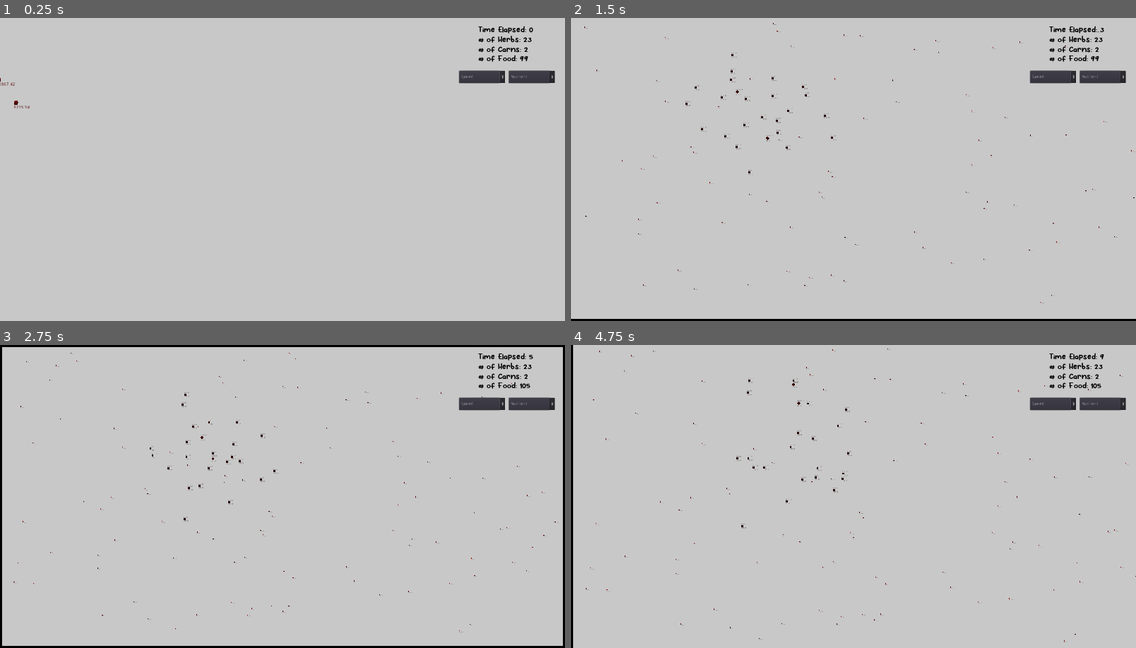
Above: before the commit, frames 1-4 (two rows, left to right).
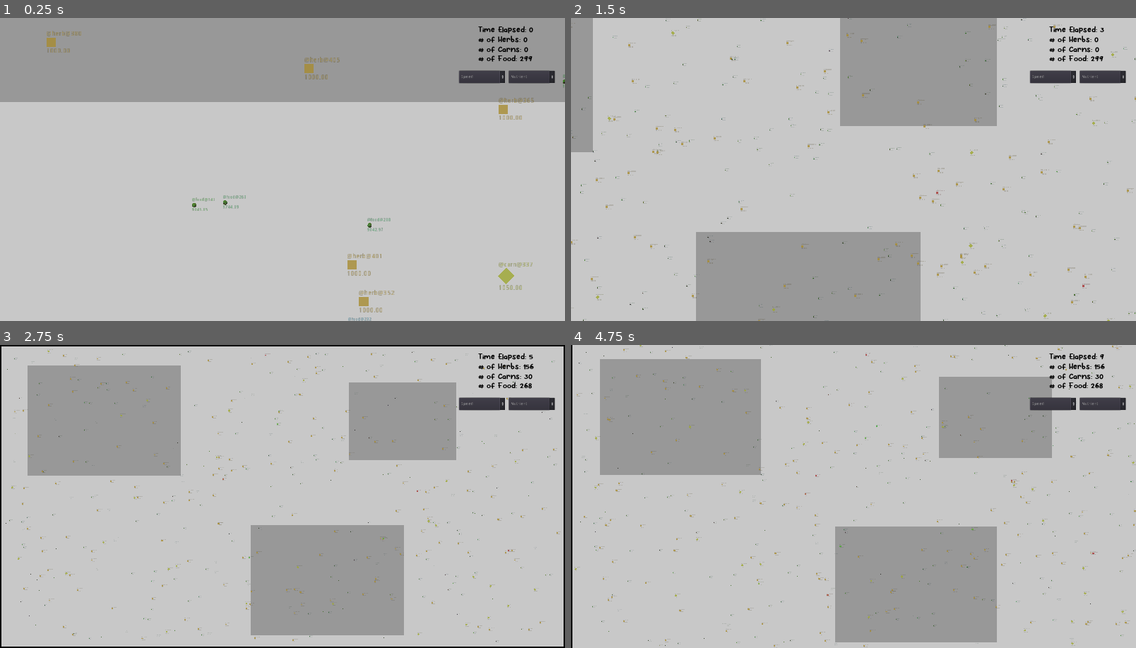
Above: after the commit, the same moments.

Repository: SachJay/LifeSimulator
Game: Godot game, scene res://Scenes/World.tscn
The game is run twice, just before and just after one commit, with the same random seed, the same clock (stepped at 60 frames per second) and the same inputs.
Inputs:
- Up to frame 1 (0.25 s): no input
- Up to frame 2 (1.5 s): hold Right (run_right) 0.53-1.28 s; hold Z (zoom_in) 0.53-1.28 s; hold S (run_down) from 1.28 s (still down); tap X (zoom_out) at 1.35 s
- Up to frame 3 (2.75 s): release S (run_down) at 2.03 s; hold Right (run_right) from 2.03 s (still down); hold Z (zoom_in) from 2.03 s (still down)
- Up to frame 4 (4.75 s): release Right (run_right) at 2.78 s; release Z (zoom_in) at 2.78 s; hold Up (run_up) 2.78-3.53 s; tap X (zoom_out) at 2.85, 4.35 s; hold Z (zoom_in) 3.53-4.28 s; hold Left (run_left) from 3.53 s (still down)

The runs differ from the first frame. In frame 1, 28% of the frame differs, in the area x 0-100%, y 0-100%; in frame 2, 25%; in frame 3, 26%; in frame 4, 28%.

Commit message:
mild fixes and adjustments and adds envirnoments

Diff:
--- a/app/Scenes/World.tscn
+++ b/app/Scenes/World.tscn
@@ -1,10 +1,9 @@
-[gd_scene load_steps=8 format=2]
+[gd_scene load_steps=7 format=2]
 
 [ext_resource path="res://Scenes/walls.tscn" type="PackedScene" id=1]
-[ext_resource path="res://Scenes/herbivore.tscn" type="PackedScene" id=2]
+[ext_resource path="res://Scenes/environments.tscn" type="PackedScene" id=2]
 [ext_resource path="res://Font/Bodo Amat.ttf" type="DynamicFontData" id=3]
 [ext_resource path="res://Scripts/world.gd" type="Script" id=4]
-[ext_resource path="res://Scenes/carnivore.tscn" type="PackedScene" id=6]
 
 [sub_resource type="Theme" id=1]
 
@@ -18,105 +17,30 @@
 
 [node name="animalGroup" type="Node" parent="."]
 
-[node name="herb93" parent="animalGroup" instance=ExtResource( 2 )]
-position = Vector2( -2001, -1185 )
-
-[node name="herb94" parent="animalGroup" instance=ExtResource( 2 )]
-position = Vector2( -1442, -1427 )
-
-[node name="herb95" parent="animalGroup" instance=ExtResource( 2 )]
-position = Vector2( -1292, -1301 )
-
-[node name="herb96" parent="animalGroup" instance=ExtResource( 2 )]
-position = Vector2( -1234, -1100 )
-
-[node name="herb97" parent="animalGroup" instance=ExtResource( 2 )]
-position = Vector2( -1106, -829 )
-
-[node name="herb98" parent="animalGroup" instance=ExtResource( 2 )]
-position = Vector2( -1817, -674 )
-
-[node name="herb99" parent="animalGroup" instance=ExtResource( 2 )]
-position = Vector2( -2095, -486 )
-
-[node name="herb100" parent="animalGroup" instance=ExtResource( 2 )]
-position = Vector2( -2425, -706 )
-
-[node name="herb101" parent="animalGroup" instance=ExtResource( 2 )]
-position = Vector2( -2975, -800 )
-
-[node name="herb102" parent="animalGroup" instance=ExtResource( 2 )]
-position = Vector2( -3037, -1090 )
-
-[node name="herb103" parent="animalGroup" instance=ExtResource( 2 )]
-position = Vector2( -3032, -1528 )
-
-[node name="herb104" parent="animalGroup" instance=ExtResource( 2 )]
-position = Vector2( -2494, -1842 )
-
-[node name="herb105" parent="animalGroup" instance=ExtResource( 2 )]
-position = Vector2( -2056, -1785 )
-
-[node name="herb106" parent="animalGroup" instance=ExtResource( 2 )]
-position = Vector2( -2536, -1672 )
-
-[node name="herb107" parent="animalGroup" instance=ExtResource( 2 )]
-position = Vector2( -2209, -1555 )
-
-[node name="herb108" parent="animalGroup" instance=ExtResource( 2 )]
-position = Vector2( -2704, -1383 )
-
-[node name="herb109" parent="animalGroup" instance=ExtResource( 2 )]
-position = Vector2( -2579, -977 )
-
-[node name="herb110" parent="animalGroup" instance=ExtResource( 2 )]
-position = Vector2( -1702, -1435 )
-
-[node name="herb111" parent="animalGroup" instance=ExtResource( 2 )]
-position = Vector2( -1665, -1028 )
-
-[node name="herb112" parent="animalGroup" instance=ExtResource( 2 )]
-position = Vector2( -1930, -983 )
-
-[node name="herb113" parent="animalGroup" instance=ExtResource( 2 )]
-position = Vector2( -2324, -1018 )
-
-[node name="herb114" parent="animalGroup" instance=ExtResource( 2 )]
-position = Vector2( -1600, -841 )
-
-[node name="herb115" parent="animalGroup" instance=ExtResource( 2 )]
-position = Vector2( -1976, -1435 )
-
-[node name="carnivore2" parent="animalGroup" instance=ExtResource( 6 )]
-position = Vector2( -2466, -1484 )
-
-[node name="carnivore3" parent="animalGroup" instance=ExtResource( 6 )]
-position = Vector2( -1992, -809 )
-
 [node name="foodGroup" type="Node" parent="."]
 
 [node name="left" parent="." instance=ExtResource( 1 )]
 modulate = Color( 0, 0, 0, 1 )
-position = Vector2( -5169, 354 )
-scale = Vector2( 0.5, 11 )
+position = Vector2( -8290, 1699 )
+scale = Vector2( 0.5, 15 )
 collision_layer = 1
 
 [node name="up" parent="." instance=ExtResource( 1 )]
 modulate = Color( 0, 0, 0, 1 )
 position = Vector2( 79, -2882 )
-scale = Vector2( 100, 0.1 )
+scale = Vector2( 150, 0.1 )
 collision_layer = 1
 
 [node name="right" parent="." instance=ExtResource( 1 )]
 modulate = Color( 0, 0, 0, 1 )
-position = Vector2( 3766, 399 )
-scale = Vector2( 0.5, 11 )
+position = Vector2( 3520, 352 )
+scale = Vector2( 0.5, 15 )
 collision_layer = 1
 
 [node name="down" parent="." instance=ExtResource( 1 )]
 modulate = Color( 0, 0, 0, 1 )
-position = Vector2( -905, 1841 )
-scale = Vector2( 100, 0.1 )
+position = Vector2( 11, 4141 )
+scale = Vector2( 150, 0.1 )
 collision_layer = 1
 
 [node name="Timer" type="Timer" parent="."]
@@ -228,6 +152,18 @@
 [node name="MainCamera" type="Camera2D" parent="."]
 current = true
 
+[node name="Envirnoment" parent="." instance=ExtResource( 2 )]
+position = Vector2( -6116, -1130 )
+scale = Vector2( 10, 10 )
+
+[node name="Envirnoment2" parent="." instance=ExtResource( 2 )]
+position = Vector2( 121, -1114 )
+scale = Vector2( 7, 7 )
+
+[node name="Envirnoment3" parent="." instance=ExtResource( 2 )]
+position = Vector2( -1449, 2570 )
+scale = Vector2( 10, 10 )
+
 [connection signal="timeout" from="Timer" to="." method="_on_Timer_timeout"]
 [connection signal="text_entered" from="CanvasLayer2/LineEdit" to="." method="_on_LineEdit_text_entered"]
 [connection signal="item_selected" from="CanvasLayer2/OptionButton" to="." method="_on_OptionButton_item_selected"]
--- /dev/null
+++ b/app/Scenes/environments.gd
@@ -0,0 +1,10 @@
+extends Area2D
+
+var nutrientValue = 6
+
+func _ready():
+	pass
+
+func _on_Node2D_area_entered(area):
+	if "food" in area.name:
+		area.maxPlantsNearBy = nutrientValue
--- /dev/null
+++ b/app/Scenes/environments.tscn
@@ -0,0 +1,26 @@
+[gd_scene load_steps=3 format=2]
+
+[ext_resource path="res://Scenes/environments.gd" type="Script" id=1]
+
+[sub_resource type="RectangleShape2D" id=1]
+extents = Vector2( 160, 128 )
+
+[node name="Node2D" type="Area2D"]
+collision_layer = 0
+collision_mask = 4
+script = ExtResource( 1 )
+
+[node name="CollisionPolygon2D" type="CollisionShape2D" parent="."]
+shape = SubResource( 1 )
+
+[node name="ColorRect" type="ColorRect" parent="."]
+margin_left = -160.0
+margin_top = -128.0
+margin_right = 160.0
+margin_bottom = 128.0
+color = Color( 0, 0, 0, 0.243137 )
+__meta__ = {
+"_edit_use_anchors_": false
+}
+
+[connection signal="area_entered" from="." to="." method="_on_Node2D_area_entered"]
--- a/app/Scenes/food.tscn
+++ b/app/Scenes/food.tscn
@@ -42,5 +42,16 @@
 "_edit_use_anchors_": false
 }
 
+[node name="NameLabel" type="Label" parent="."]
+margin_left = -8.0
+margin_top = -24.0
+margin_right = 32.0
+margin_bottom = 7.0
+text = "Food
+"
+__meta__ = {
+"_edit_use_anchors_": false
+}
+
 [connection signal="timeout" from="Timer" to="." method="_on_Timer_timeout"]
 [connection signal="area_entered" from="Area2D" to="." method="_on_Area2D_area_entered"]
--- a/app/Scripts/animal.gd
+++ b/app/Scripts/animal.gd
@@ -15,16 +15,16 @@
 var numOfTraits = 3.0
 
 ## VARIABLES ##
-var startingEnergy = 10000
+var startingEnergy = 7500
 var energy = startingEnergy
-var meatEnergy = 12000
+var meatEnergy = 15000
 var energyCost = 100
 
 #Speed
 var startingSpeed = 1000.0
 var speed = startingSpeed
 var speedConstant = 20
-var speedCoefficient = 1.35
+var speedCoefficient = 1.5
 var speedVariance = 100.0
 
 #Run
@@ -40,7 +40,7 @@
 var startingSenseRad = 50
 var senseRad = startingSenseRad
 var senseConstant = 1
-var senseCoefficient = 1
+var senseCoefficient = 1.3
 var senseVariance = 10
 
 #movement variables
@@ -52,12 +52,13 @@
 var offset = 200
 
 #reproduction variables
-var reproduceAmount = 2
-var hungryEnergyLevel = 2
+var reproduceAmount = 3
+var hungryEnergyLevel = 1
 var isFull = false
 
 var age = 0
 var maxAge = 500
+var deadAge = -1
 
 enum {SPEED, SENSE, RUN, CARN, ALL}
 var visible_trait = SPEED
@@ -81,26 +82,25 @@
 	age += 1
 	energy -= energyCost
 
-	if age > maxAge:
-#		get_tree().get_root().get_node("World").whenAnimalDied(self)
-		self.queue_free()
+	if deadAge == -1 and (age > maxAge or energy < 0):
+		deadAge = age
 
 	if energy < startingEnergy * hungryEnergyLevel:
 		isFull = false
 
-	if energy < 0:
-#		get_tree().get_root().get_node("World").whenAnimalDied(self)
+	if deadAge != -1 and deadAge + 15 < age:
 		self.queue_free()
 
 func get_energy_cost():
 	return pow( pow(speed/speedConstant, speedCoefficient) * pow(senseRad/senseConstant, senseCoefficient) * pow(runCoeff*2/runConstant, runEnergyCoeff), 1 / numOfTraits )
 
 func eat_food(food):
+	energy += food.nutritionalValue
+
 	if energy > startingEnergy * reproduceAmount and isFull == false: #and get_tree().get_root().get_node("World").numOfHerb < 500:
 		isFull = true
 		create_child()
-	else:
-		energy += food.nutritionalValue
+
 	moveToTarget = false
 	currentRunCoeff = 1
 
@@ -129,7 +129,7 @@
 
 func map_trait(coefficient, constant, starting, value):
 	#print(str(calculate_map_range_low(coefficient, constant, starting)) +"  "+str(calculate_map_range_high(coefficient, constant, starting)))
-	var color = map(calculate_map_range_low(coefficient, constant, starting), calculate_map_range_high(coefficient, constant, starting), 0, 1, value)
+	var color = map(calculate_map_range_low(coefficient, constant, starting), calculate_map_range_high(coefficient, constant, starting), 0, 0.83, value)
 	return color
 
 func calculate_map_range_low(coeff, constVar, starting):
@@ -192,11 +192,11 @@
 
 func visualise_trait(trait):
 	if trait == SPEED:
-		return Color(map_trait(speedCoefficient, speedConstant, startingSpeed, speed), 0, 0)
+		return Color.from_hsv(map_trait(speedCoefficient, speedConstant, startingSpeed, speed), 0.70, 0.66, 0.8)
 	elif trait == SENSE:
-		return Color(0, map_trait(senseCoefficient, senseConstant, startingSenseRad, senseRad), 0)
+		return Color.from_hsv(map_trait(senseCoefficient, senseConstant, startingSenseRad, senseRad), 0.70, 0.66, 0.8)
 	elif trait == RUN:
-		return Color(0, 0, map_trait(runEnergyCoeff, runConstant, startingRunCoeff, runCoeff))
+		return Color.from_hsv(map_trait(runEnergyCoeff, runConstant, startingRunCoeff, runCoeff), 0.70, 0.66, 0.8)
 	elif trait == CARN:
 		if "carn" in self.name:
 			return Color(0, 0, 0)
--- a/app/Scripts/carnivore.gd
+++ b/app/Scripts/carnivore.gd
@@ -11,7 +11,7 @@
 	senseVariance = 30
 	runVariance = 0.6
 	reproduceAmount = 2
-	hungryEnergyLevel = 2
+	hungryEnergyLevel = 1
 
 	maxAge = 10000
 
@@ -32,8 +32,9 @@
 			calculateDirection(get_tree().get_root().get_node("World").get_node("animalGroup").get_node(targetName))
 		timedout = false
 
-	vector = Vector2(delta * cos(radianDirection) * (speed * currentRunCoeff) * waittime, delta * sin(radianDirection) * (speed * currentRunCoeff) * waittime)
-	return move_and_collide(vector)
+	if deadAge == -1:
+		vector = Vector2(delta * cos(radianDirection) * (speed * currentRunCoeff) * waittime, delta * sin(radianDirection) * (speed * currentRunCoeff) * waittime)
+		return move_and_collide(vector)
 
 func create_child():
 	var animal = load("res://Scenes/carnivore.tscn").instance()
--- a/app/Scripts/food.gd
+++ b/app/Scripts/food.gd
@@ -1,6 +1,7 @@
 extends Area2D
 
 onready var traitLabel = $TraitValueLabel
+onready var foodName = $NameLabel
 
 var leftWall
 var upWall
@@ -12,10 +13,11 @@
 var numOfSeedsNearBy = 0
 var offset = 75
 
-var nutritionalValue = 10000.0
-var appetizingValue = 75.0
+var nutritionalValue = 7500.0
+var appetizingValue = 50.0
 var chanceOfGettingEaten = 75
 var seedDelay = 10
+var maxPlantsNearBy = 1
 
 enum {NUTRITENT, ATTRACTIVENESS, EATEN}
 var visible_trait = NUTRITENT
@@ -23,20 +25,28 @@
 func _ready():
 	on_change_trait(visible_trait)
 	rng.randomize()
-	seedDelay = rng.randf_range(8, 12)
+	seedDelay = rng.randf_range(16, 20)
 	$Timer.wait_time = seedDelay
+	foodName.text = self.name
 
 	leftWall = get_tree().get_root().get_node("World").get_node("left").position.x
 	upWall = get_tree().get_root().get_node("World").get_node("up").position.y
 	rightWall = get_tree().get_root().get_node("World").get_node("right").position.x
 	downWall = get_tree().get_root().get_node("World").get_node("down").position.y
+
 	calculate_chance()
 
 func calculate_chance():
-	chanceOfGettingEaten = (nutritionalValue - 10000.0) / 100.0 + appetizingValue - 30.0
+	chanceOfGettingEaten = (nutritionalValue - 10000.0) / 150.0 + appetizingValue - 5.0
+
+	if chanceOfGettingEaten < 10:
+		chanceOfGettingEaten = 10
+
+	if chanceOfGettingEaten > 100:
+		chanceOfGettingEaten = 100
 
 func _on_Timer_timeout():
-	if numOfSeedsNearBy < 2 and get_tree().get_root().get_node("World").numOfFood < 500:
+	if numOfSeedsNearBy < maxPlantsNearBy and get_tree().get_root().get_node("World").numOfFood < 700:
 		create_child_food()
 
 func create_child_food():
@@ -49,8 +59,8 @@
 func set_next_gen_traits(child):
 	rng.randomize()
 	var rad = rng.randf_range(-PI * 2, PI * 2)
-	child.position.x = check_boundaries_x(self.position.x + cos(rad) * rng.randf_range(125, 600))
-	child.position.y = check_boundaries_y(self.position.y + sin(rad) * rng.randf_range(125, 600))
+	child.position.x = check_boundaries_x(self.position.x + cos(rad) * rng.randf_range(nutritionalValue/50, nutritionalValue/50+nutritionalValue/30))
+	child.position.y = check_boundaries_y(self.position.y + sin(rad) * rng.randf_range(nutritionalValue/50, nutritionalValue/50+nutritionalValue/30))
 	child.nutritionalValue = trait_formatter(nutritionalValue + rng.randf_range(-500, 500), 5000, 20000)
 	child.appetizingValue = trait_formatter(appetizingValue + rng.randf_range(-5, 5), 0, 100)
 	child.calculate_chance()
@@ -99,11 +109,11 @@
 
 func visualise_trait(trait):
 	if trait == NUTRITENT:
-		return Color(map(7000, 13000, 0, 1, nutritionalValue), 0, 0)
+		return Color.from_hsv(map(7000, 13000, 0, 0.83, nutritionalValue), 0.70, 0.66, 0.8)
 	elif trait == ATTRACTIVENESS:
-		return Color(0, map(25, 75, 0, 1, appetizingValue), 0)
+		return Color.from_hsv(map(25, 75, 0, 0.83, appetizingValue), 0.70, 0.66, 0.8)
 	elif trait == EATEN:
-		return Color(0, 0, map(25, 75, 0, 1, chanceOfGettingEaten))
+		return Color.from_hsv(map(25, 75, 0, 0.83, chanceOfGettingEaten), 0.70, 0.66, 0.8)
 
 func set_trait_value_label(trait):
 	if trait == NUTRITENT:
@@ -126,3 +136,7 @@
 	var percent:float = (value - inputLow) / inputRange
 
 	return outputLow + outputRange * percent
+
+func eaten():
+	if rng.randf_range(0, 100) > appetizingValue/2:
+		self.queue_free()
--- a/app/Scripts/herbivore.gd
+++ b/app/Scripts/herbivore.gd
@@ -30,8 +30,9 @@
 			calculateDirection(get_tree().get_root().get_node("World").get_node("foodGroup").get_node(targetName))
 		timedout = false
 
-	vector = Vector2(delta * cos(radianDirection) * (speed * currentRunCoeff) * waittime, delta * sin(radianDirection) * (speed * currentRunCoeff) * waittime)
-	return move_and_collide(vector)
+	if deadAge == -1:
+		vector = Vector2(delta * cos(radianDirection) * (speed * currentRunCoeff) * waittime, delta * sin(radianDirection) * (speed * currentRunCoeff) * waittime)
+		return move_and_collide(vector)
 
 func _on_Area2D_body_entered(body):
 	handle_wall_collision(body)
@@ -39,7 +40,7 @@
 func _on_Area2D_area_entered(area):
 	if "food" in area.name and !isFull and (desire_to_eat(area) or moveToTarget):
 		eat_food(area)
-		area.queue_free()
+		area.eaten()
 
 func create_child():
 	var animal = load("res://Scenes/herbivore.tscn").instance()
@@ -58,7 +59,7 @@
 	if isFull:
 		return false
 
-	if rng.randf_range(0, 100) < food.chanceOfGettingEaten:
+	if rng.randf_range(0, 100) < food.chanceOfGettingEaten + (33 if energy < startingEnergy else 0):
 		return true
 	else:
 		return false
--- a/app/Scripts/world.gd
+++ b/app/Scripts/world.gd
@@ -43,7 +43,19 @@
 	maxX = rightWall.position.x
 	maxY = downWall.position.y
 
-	for _n in range(1,100):
+	for _n in range(0,30):
+		var animal = load("res://Scenes/carnivore.tscn").instance()
+		animal.position.x = rng.randf_range(minX+offset, maxX-offset)
+		animal.position.y = rng.randf_range(minY+offset, maxY-offset)
+		self.get_node("animalGroup").call_deferred("add_child", animal)
+
+	for _n in range(0,150):
+		var animal = load("res://Scenes/herbivore.tscn").instance()
+		animal.position.x = rng.randf_range(minX+offset, maxX-offset)
+		animal.position.y = rng.randf_range(minY+offset, maxY-offset)
+		self.get_node("animalGroup").call_deferred("add_child", animal)
+
+	for _n in range(1,300):
 		create_food()
 
 	numOfHerb = get_tree().get_nodes_in_group("herb").size()
@@ -102,7 +114,7 @@
 		timeElapsedLabel.text = "Time Elapsed: " + str(counter)
 
 	if counter % 5 == 0:
-		if numOfFood < 500:
+		if numOfFood < 100:
 			for _n in range(1,10):
 				create_food()
 
Not shown, added: app/Sprites/Network-Job-Confirmation-Form-Fillable-Amzon.pdf
